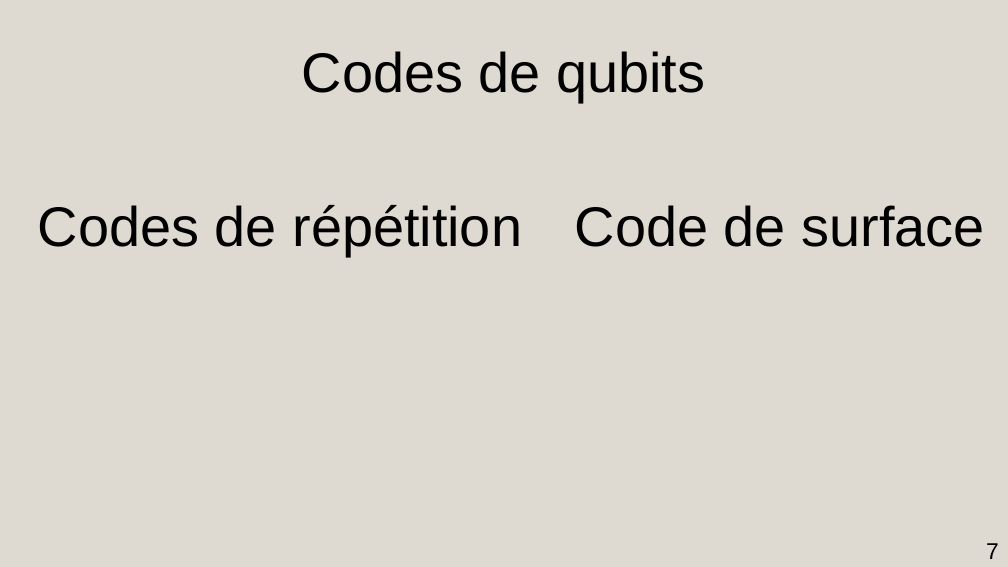
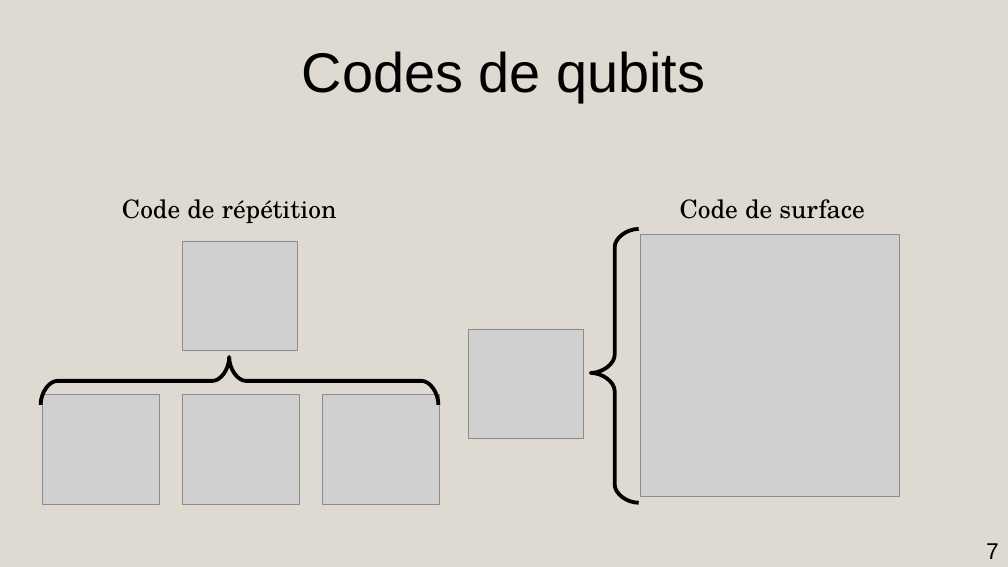
Before and after one commit to AmdaU/presentations, a slide deck: slide 7 of Seminaire/Seminaire.odp. Drawn at 1008x567 pixels with LibreOffice and Linux fonts; fonts in the diff are those of the drawing; grey boxes stand for pictures. Boxes give left, top, right and bottom in pixels: in the first picture for what was removed or moved away, otherwise in the second. Text is boxed around its words. In the diff, an @@ line names an element or a change of style, - is before the commit and + after.

```diff
--- a/Seminaire/Seminaire.odp
+++ b/Seminaire/Seminaire.odp
@@ title at (122, 199, 337, 223): text changed; size 44 to 20 pt; font Arial to TeX Gyre Schola @@
-Codes de répétition
+Code de répétition
@@ title "Code de surface": place and size @@
-title "Code de surface" at (575, 205, 984, 247)
+title "Code de surface" at (680, 199, 864, 219)
@@ title "Code de surface" at (680, 199, 864, 219): size 44 to 20 pt, font Arial to TeX Gyre Schola @@
@@ freeform shape added at (591, 229, 638, 502), outline #000000 3 pt @@
@@ picture added at (641, 234, 900, 497) @@
@@ picture added at (182, 241, 297, 350) @@
@@ picture added at (469, 329, 584, 438) @@
@@ freeform shape added at (41, 357, 439, 405), outline #000000 3 pt @@
@@ picture added at (43, 395, 159, 505) @@
@@ picture added at (183, 395, 299, 505) @@
@@ picture added at (323, 395, 439, 505) @@
```
Also in this commit, not shown: 5 other slides changed, 3 slides added, 5 slides removed, 15 other files.
